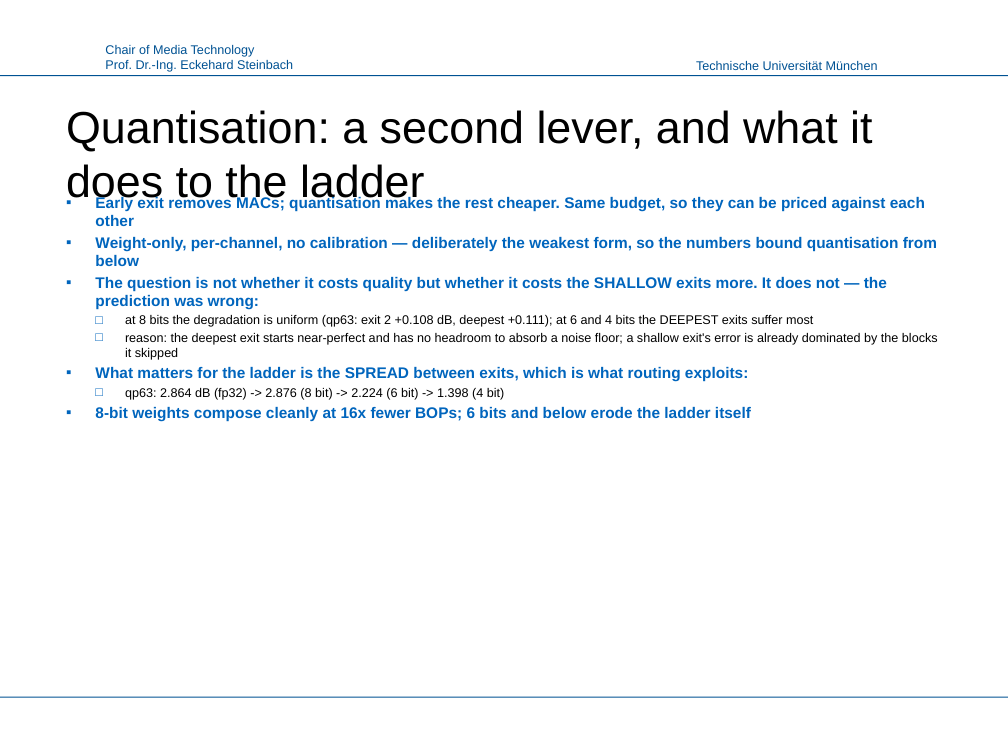
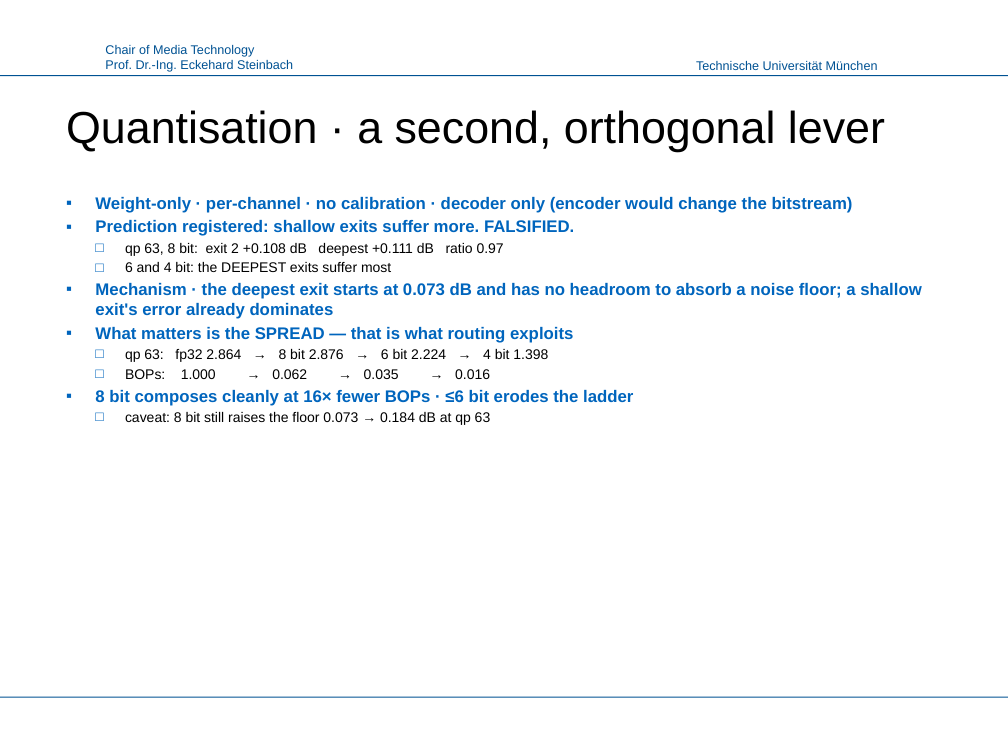
Before and after one commit to canerim/FLEX-FLOP, a slide deck: slide 21 of paper/FLEX-UF_LMT.pptx (slide 22 before the commit). Drawn at 1008x756 pixels with LibreOffice and Linux fonts; fonts in the diff are those of the drawing; background and template pictures are left out. Boxes give left, top, right and bottom in pixels: in the first picture for what was removed or moved away, otherwise in the second. Text is boxed around its words. In the diff, an @@ line names an element or a change of style, - is before the commit and + after.

Commit message:
Deck: figure-first, and the figures now use the release denominator
Body text cut from 19,027 characters to 9,705 -- claims, numbers and
formulas, no connective prose. Every figure that had room got it: 21 of 23
now span >=90% of the slide.

Two figures were showing the old denominator while the text beside them
showed the corrected one, which is exactly the inconsistency a reader is
right to distrust. make_figs_nature.py now routes every saving through one
helper that divides by the release's 1.0, and the architecture figure no
longer prints the deepest exit as '0% saved' -- it is -1.0%, because seam
repair makes our full-depth path cost 0.95% more than the release. Hiding
that at the one place the figure makes a cost claim was the worst version
of the error.

Five slides give the seam artefact in textbook form: the convolution that
causes it, the 4b/F contamination law, padding as an estimator with the
measured table, the perimeter argument for 256px, and the gated repair
with its equation -- ending on the measurement that says the repair earns
0.0020 dB per point of decode while arls was rejected at 0.0018.

```diff
--- a/paper/FLEX-UF_LMT.pptx
+++ b/paper/FLEX-UF_LMT.pptx
@@ title at [66,110,885,152]: text changed @@
-Quantisation: a second lever, and what it does to the ladder
+Quantisation · a second, orthogonal lever
@@ text at [95,197,921,425]: text changed; size 11 to 12 pt @@
-▪ Early exit removes MACs; quantisation makes the rest cheaper. Same budget, so they can be priced against each other
-▪ Weight-only, per-channel, no calibration — deliberately the weakest form, so the numbers bound quantisation from below
-▪ The question is not whether it costs quality but whether it costs the SHALLOW exits more. It does not — the prediction was wrong:
-  □ at 8 bits the degradation is uniform (qp63: exit 2 +0.108 dB, deepest +0.111); at 6 and 4 bits the DEEPEST exits suffer most
-  □ reason: the deepest exit starts near-perfect and has no headroom to absorb a noise floor; a shallow exit's error is already dominated by the blocks it skipped
-▪ What matters for the ladder is the SPREAD between exits, which is what routing exploits:
-  □ qp63: 2.864 dB (fp32) -> 2.876 (8 bit) -> 2.224 (6 bit) -> 1.398 (4 bit)
-▪ 8-bit weights compose cleanly at 16x fewer BOPs; 6 bits and below erode the ladder itself
+▪ Weight-only · per-channel · no calibration · decoder only (encoder would change the bitstream)
+▪ Prediction registered: shallow exits suffer more. FALSIFIED.
+  □ qp 63, 8 bit: exit 2 +0.108 dB deepest +0.111 dB ratio 0.97
+  □ 6 and 4 bit: the DEEPEST exits suffer most
+▪ Mechanism · the deepest exit starts at 0.073 dB and has no headroom to absorb a noise floor; a shallow exit's error already dominates
+▪ What matters is the SPREAD — that is what routing exploits
+  □ qp 63: fp32 2.864 → 8 bit 2.876 → 6 bit 2.224 → 4 bit 1.398
+  □ BOPs: 1.000 → 0.062 → 0.035 → 0.016
+▪ 8 bit composes cleanly at 16× fewer BOPs · ≤6 bit erodes the ladder
+  □ caveat: 8 bit still raises the floor 0.073 → 0.184 dB at qp 63
```
Also in this commit, not shown: 20 other slides changed, 2 slides added, 2 slides removed, 17 other files.
